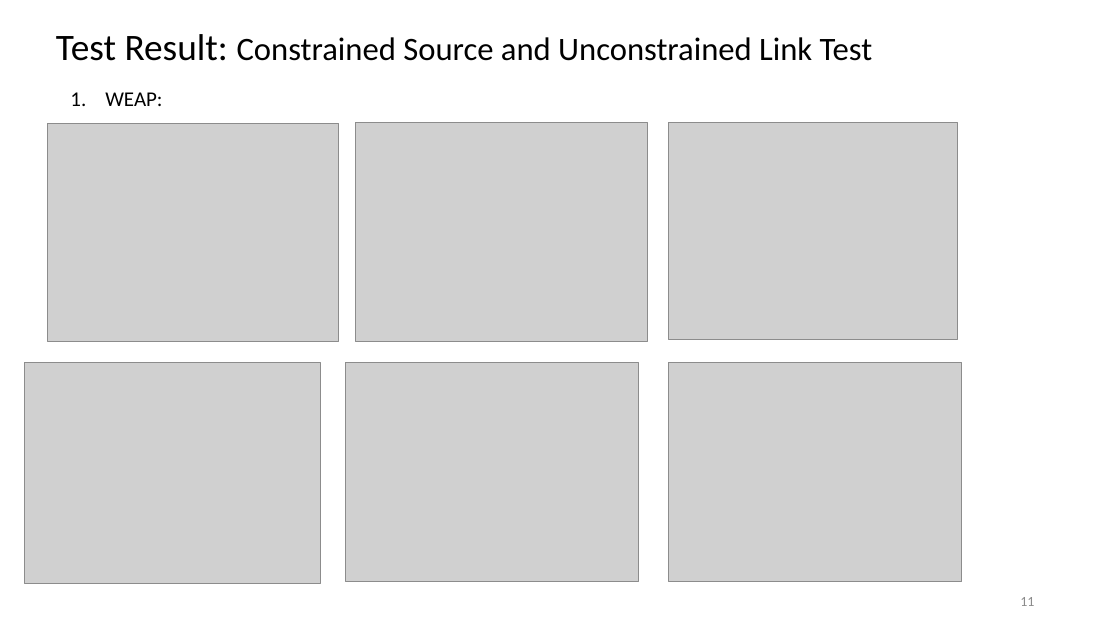
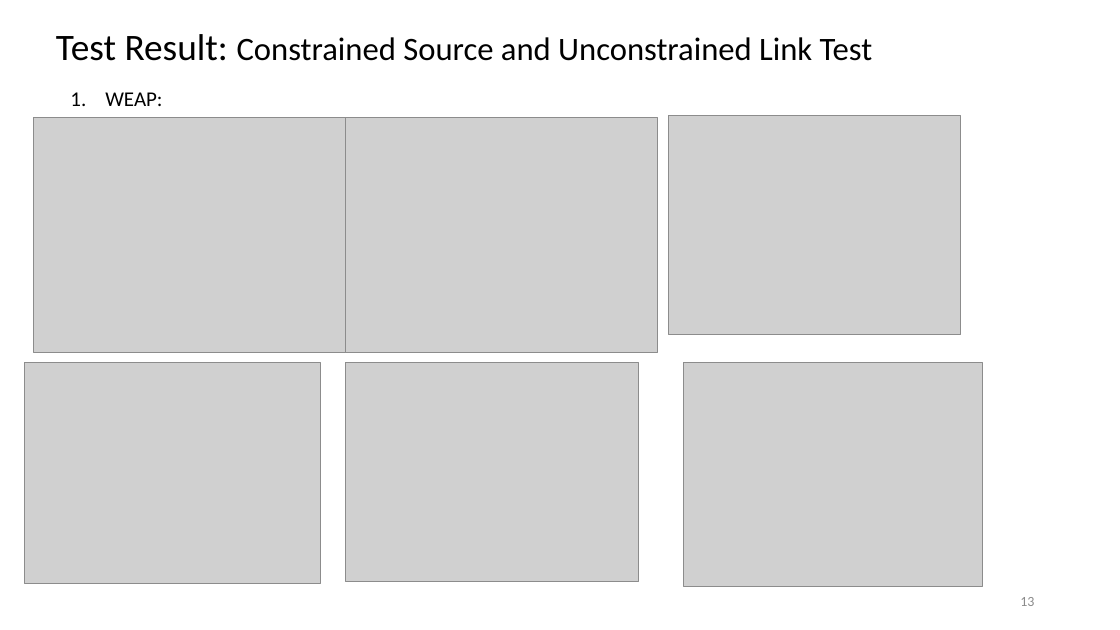
Before and after one commit to duanchi1230/backend_service_simulation_tool_Food_Energy_Water_nexus, a slide deck: slide 13 of Step_Control_Test/WEAP_LEAP_Time_Step_Control.pptx (slide 11 before the commit). Drawn at 1120x630 pixels with LibreOffice and Linux fonts; fonts in the diff are those of the drawing; grey boxes stand for pictures. Boxes give left, top, right and bottom in pixels: in the first picture for what was removed or moved away, otherwise in the second. Text is boxed around its words. In the diff, an @@ line names an element or a change of style, - is before the commit and + after.

```diff
--- a/Step_Control_Test/WEAP_LEAP_Time_Step_Control.pptx
+++ b/Step_Control_Test/WEAP_LEAP_Time_Step_Control.pptx
@@ picture: place and size @@
-picture at box(48, 124, 339, 342)
+picture at box(34, 118, 346, 352)
@@ picture: place and size @@
-picture at box(355, 123, 647, 341)
+picture at box(346, 118, 659, 352)
@@ picture: place and size @@
-picture at box(669, 123, 958, 339)
+picture at box(669, 116, 960, 334)
@@ picture: place and size @@
-picture at box(669, 362, 961, 581)
+picture at box(684, 362, 982, 586)
@@ page number at box(1020, 597, 1034, 606): text changed @@
-11
+13
```
Also in this commit, not shown: 9 other slides changed, 2 slides added, 17 other files.
